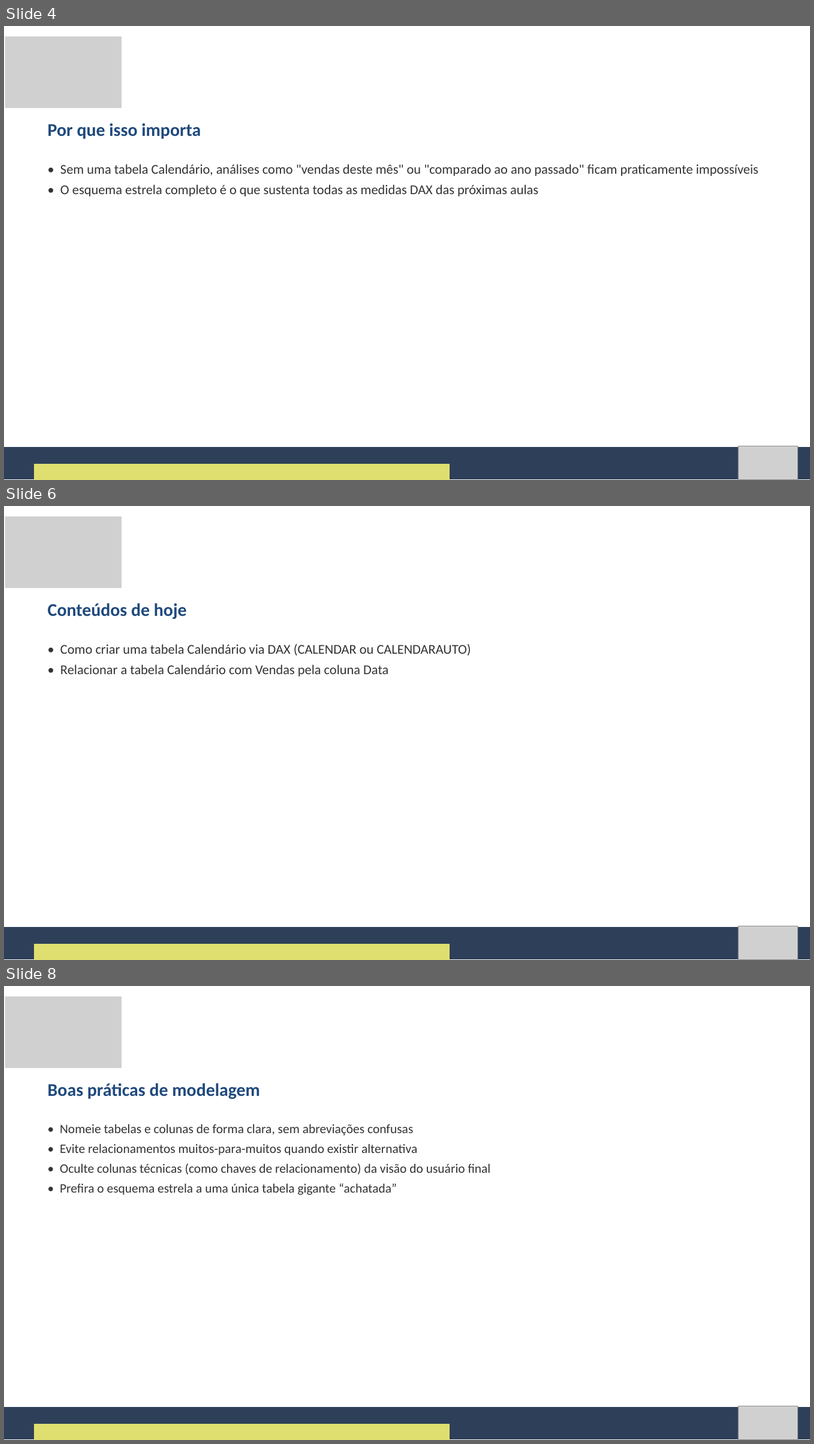
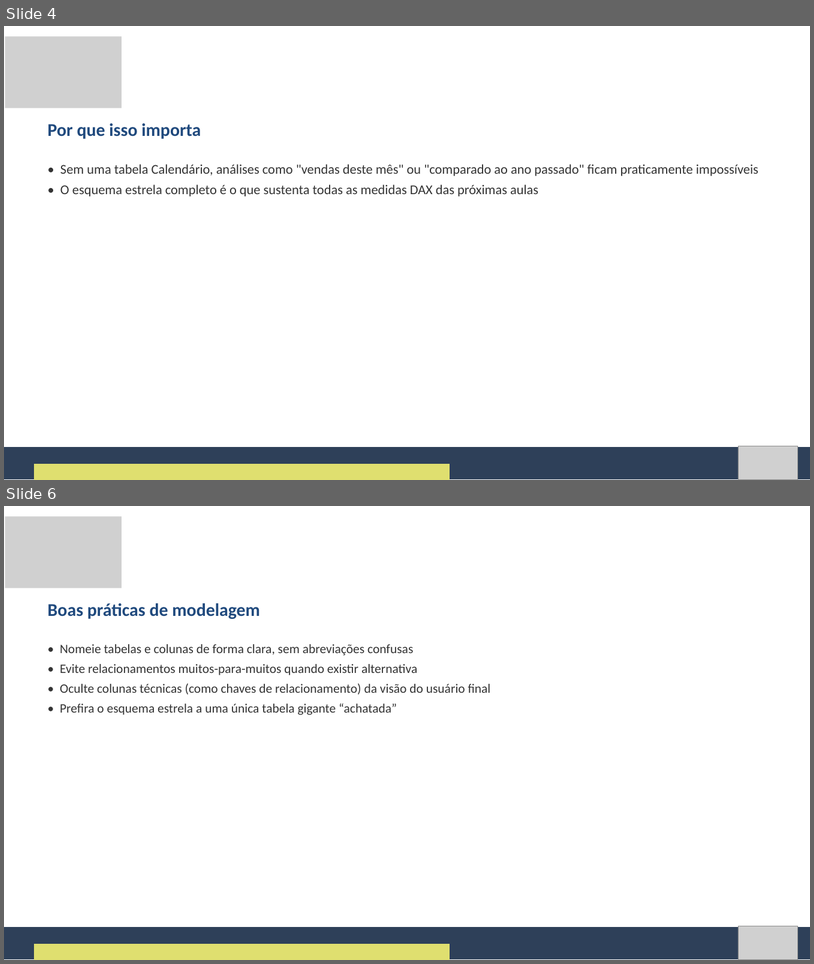
Before and after one commit to Natan20/Curso-PowerBI-Desktop-Material, a slide deck: Aula 05 - 14-09-2026/Aula 5 - Slides.pptx. Shown one above the other, each under a label of ours: slides 4, 6 and 8 before the commit, slides 4 and 6 after it; the slides between them are not shown. The pictures are 814x1444 and 814x964 pixels, drawn with LibreOffice and Linux fonts; fonts in the diff are those of the drawing; grey boxes stand for pictures. Boxes give left, top, right and bottom in pixels: in the first picture for what was removed or moved away, otherwise in the second. Text is boxed around its words. In the diff, an @@ line names an element or a change of style, - is before the commit and + after.

Commit message:
Unifica slide 'Conteudos de hoje' em um so nas Aulas 2, 4, 5, 8 e 12

```diff
--- a/Aula 05 - 14-09-2026/Aula 5 - Slides.pptx
+++ b/Aula 05 - 14-09-2026/Aula 5 - Slides.pptx
@@ slide 6 removed at (4,506,810,960), background #FFFFFF @@
@@ picture removed at (5,516,122,588) @@
@@ text removed at (48,603,187,619) @@
-Conteúdos de hoje
@@ text removed at (60,644,471,676) @@
-• Como criar uma tabela Calendário via DAX (CALENDAR ou CALENDARAUTO)
-• Relacionar a tabela Calendário com Vendas pela coluna Data
@@ freeform shape removed at (4,927,810,959) @@
@@ picture removed at (738,926,798,959) @@
@@ freeform shape removed at (34,943,450,960) @@
@@ what was slide 8 is now slide 6 @@
```
Also in this commit, not shown: 1 slide changed, 1 other slide removed, 4 other files.
